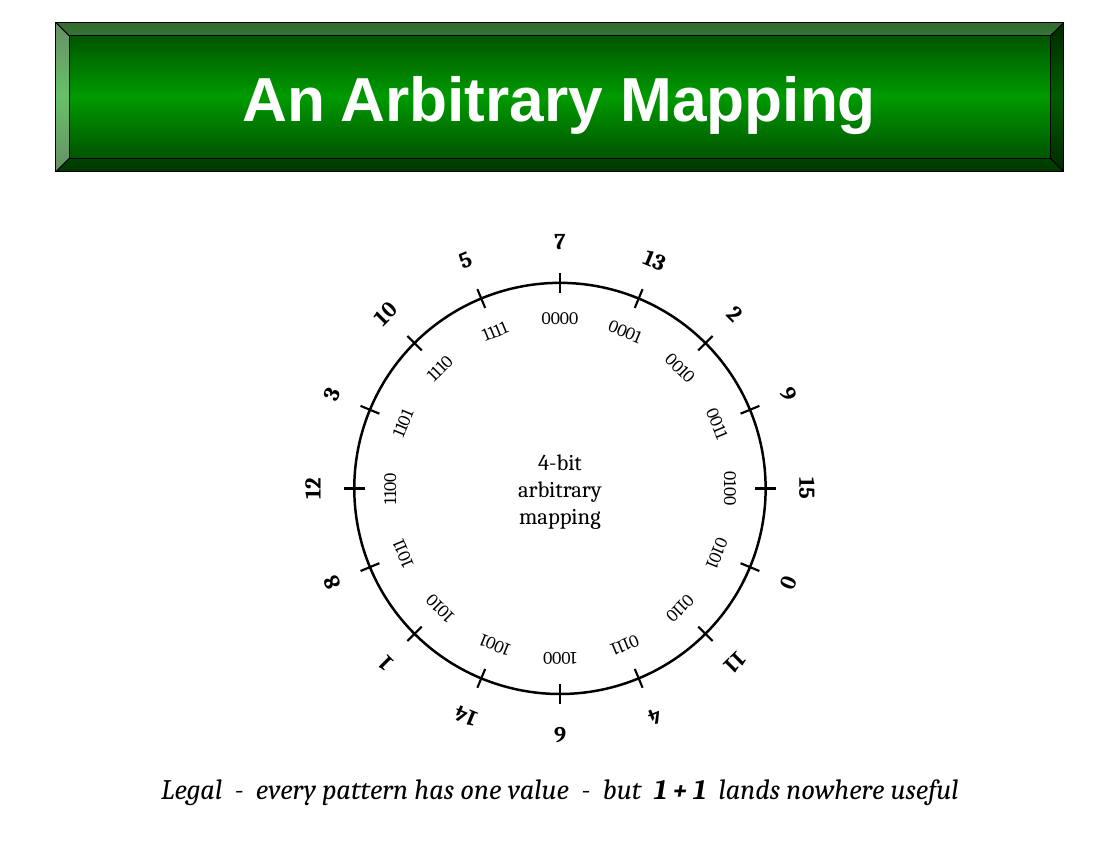
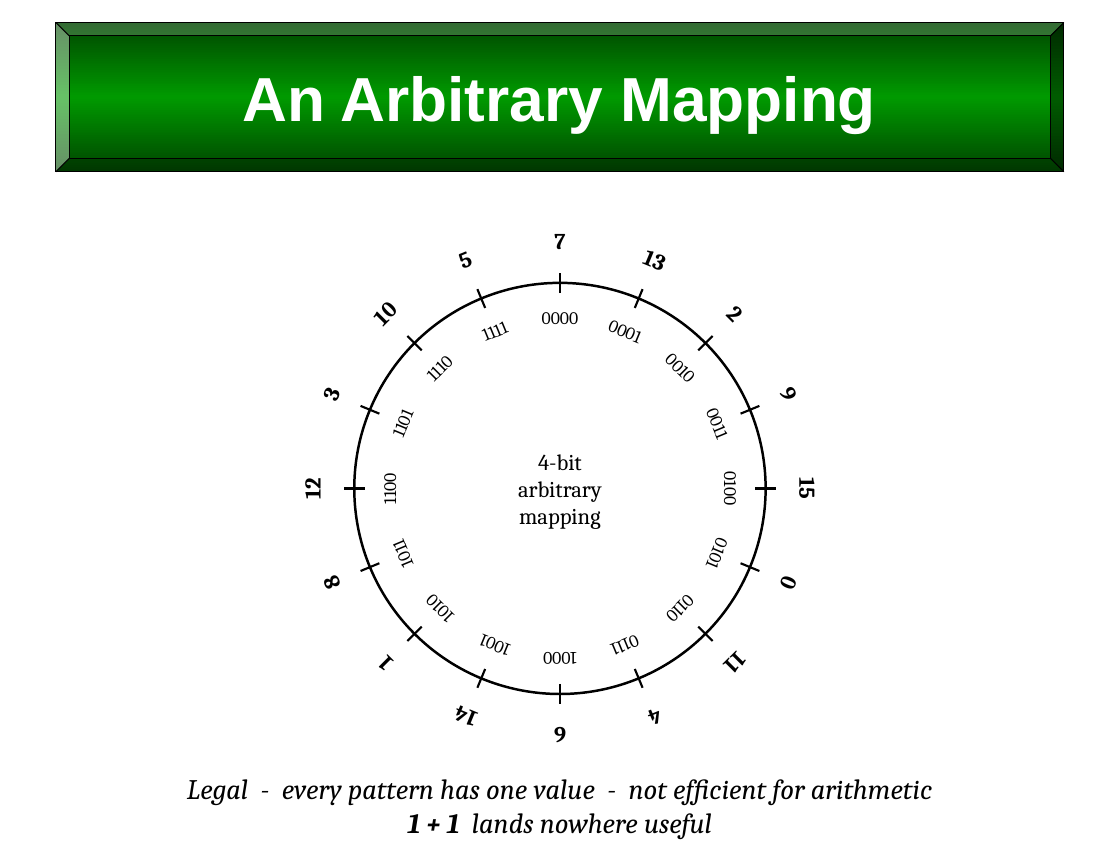
Before and after one commit to billswartz7/IntroToProgramming, a slide deck: slide 9 of Slides/L5_Variables.pptx (slide 8 before the commit). Drawn at 1120x865 pixels with LibreOffice and Linux fonts; fonts in the diff are those of the drawing. Boxes give left, top, right and bottom in pixels: in the first picture for what was removed or moved away, otherwise in the second. Text is boxed around its words. In the diff, an @@ line names an element or a change of style, - is before the commit and + after.

```diff
--- a/Slides/L5_Variables.pptx
+++ b/Slides/L5_Variables.pptx
@@ text at <box>187,779,932,840</box>: text changed @@
-Legal - every pattern has one value - but 1 + 1 lands nowhere useful
+Legal - every pattern has one value - not efficient for arithmetic
+1 + 1 lands nowhere useful
```
Also in this commit, not shown: 5 other slides changed, 1 slide added, 31 other files.
